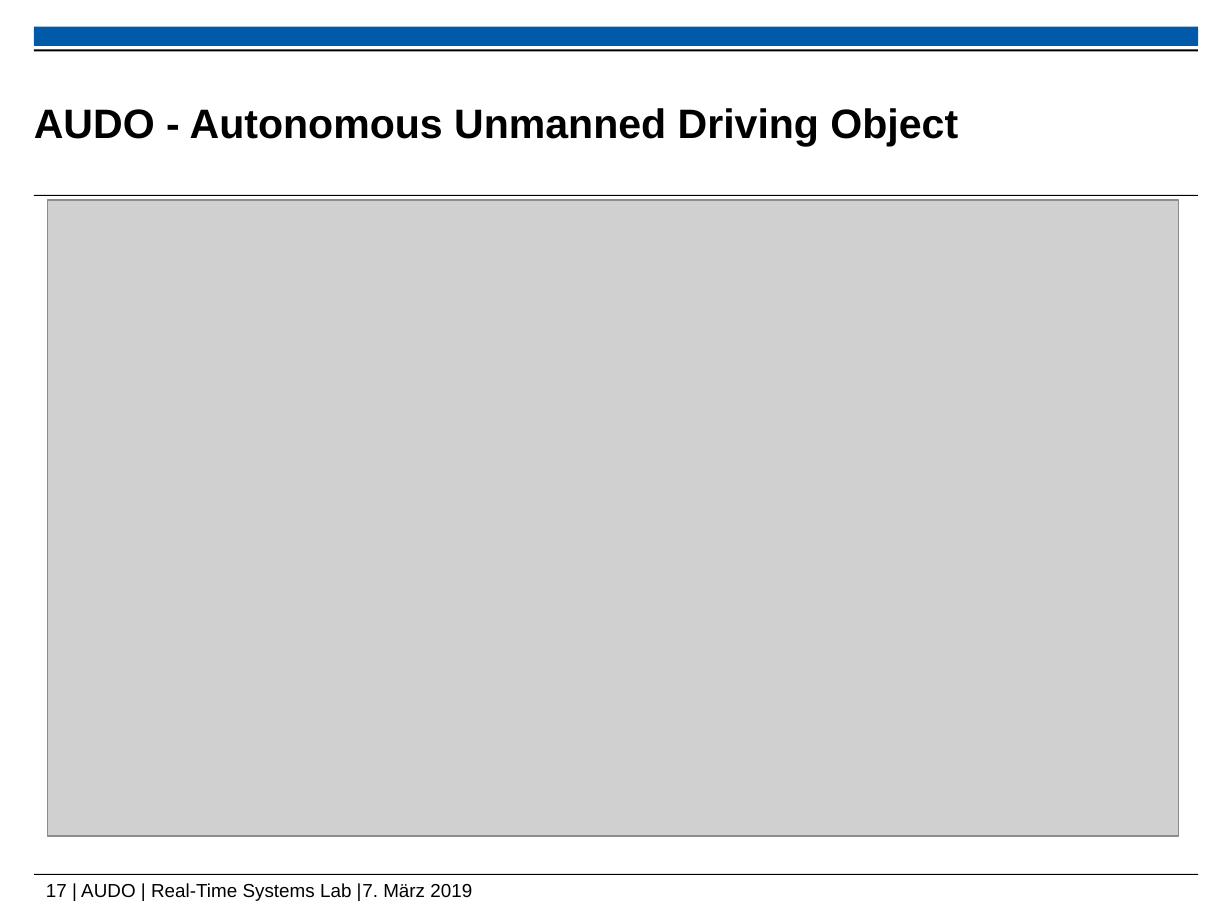
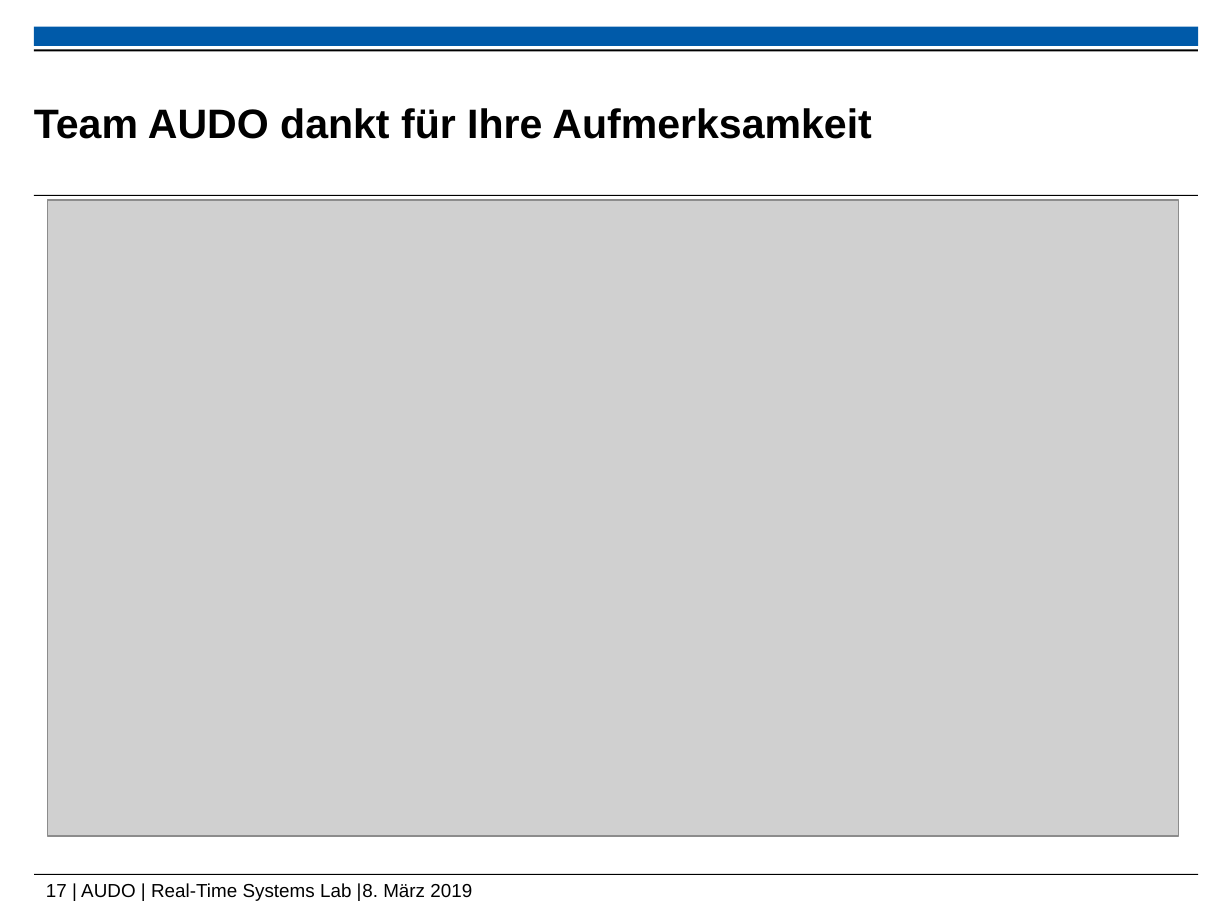
Before and after one commit to ramona3300/AUDO, a slide deck: slide 17 of Dokumente/Präsentationen/Abschlusspräsentation.pptx. Drawn at 1232x924 pixels with LibreOffice and Linux fonts; fonts in the diff are those of the drawing; grey boxes stand for pictures; background and template pictures are left out. Boxes give left, top, right and bottom in pixels: in the first picture for what was removed or moved away, otherwise in the second. Text is boxed around its words. In the diff, an @@ line names an element or a change of style, - is before the commit and + after.

```diff
--- a/Dokumente/Präsentationen/Abschlusspräsentation.pptx
+++ b/Dokumente/Präsentationen/Abschlusspräsentation.pptx
@@ title at (34, 108, 871, 139): text changed @@
-AUDO - Autonomous Unmanned Driving Object
+Team AUDO dankt für Ihre Aufmerksamkeit
@@ text at (46, 883, 472, 901): text changed @@
-17 | AUDO | Real-Time Systems Lab |7. März 2019
+17 | AUDO | Real-Time Systems Lab |8. März 2019
```
Also in this commit, not shown: 4 other slides changed.
